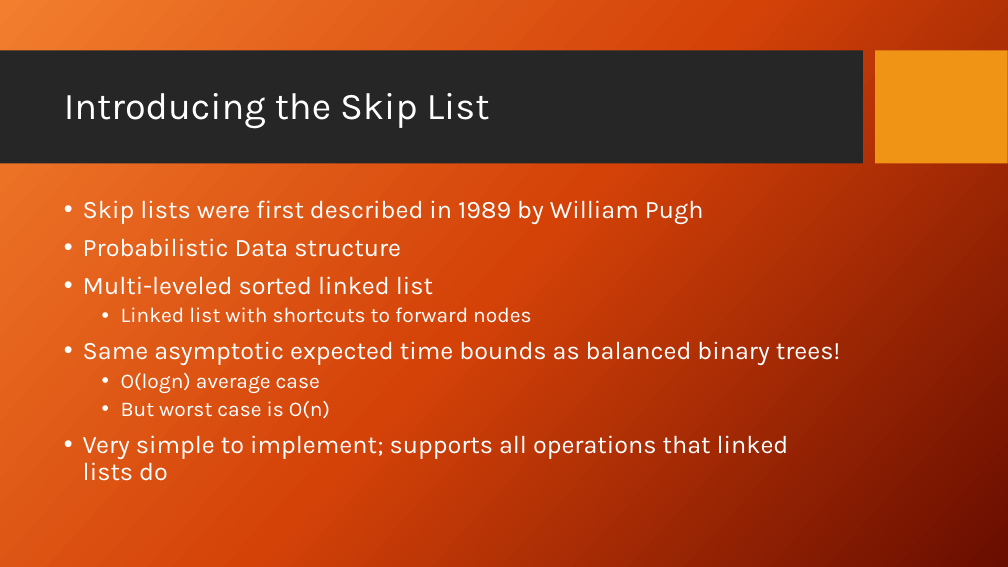
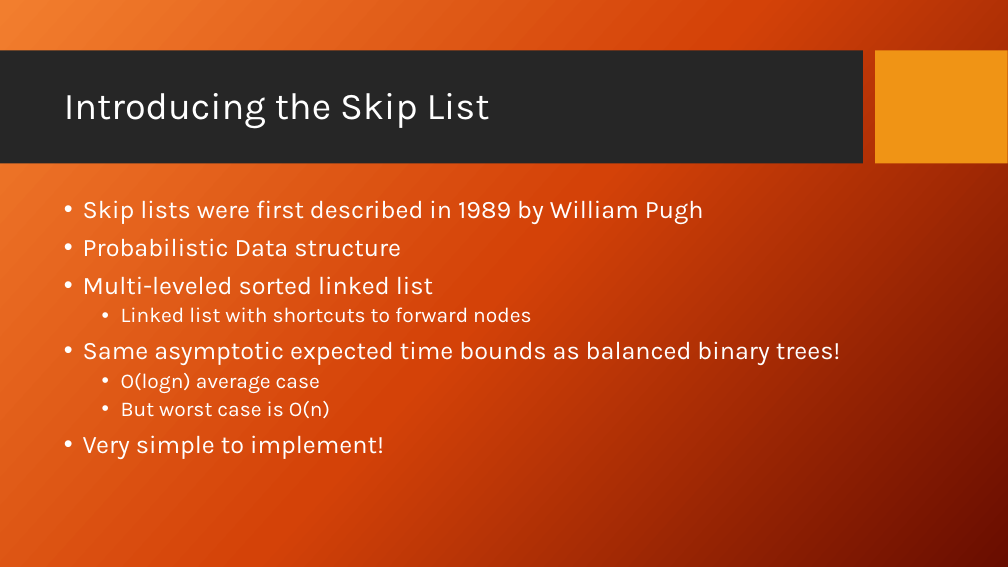
Before and after one commit to DroidX86/skip-stats, a slide deck: slide 11 of seminar.pptx (slide 12 before the commit). Drawn at 1008x567 pixels with LibreOffice and Linux fonts; fonts in the diff are those of the drawing; background and template pictures are left out. Boxes give left, top, right and bottom in pixels: in the first picture for what was removed or moved away, otherwise in the second. Text is boxed around its words. In the diff, an @@ line names an element or a change of style, - is before the commit and + after.

```diff
--- a/seminar.pptx
+++ b/seminar.pptx
@@ text at (83,435,384,459): text changed @@
-• Very simple to implement; supports all operations that linked lists do
+• Very simple to implement!
```
Also in this commit, not shown: 10 other slides changed, 2 slides added, 1 slide removed, 13 other files.
